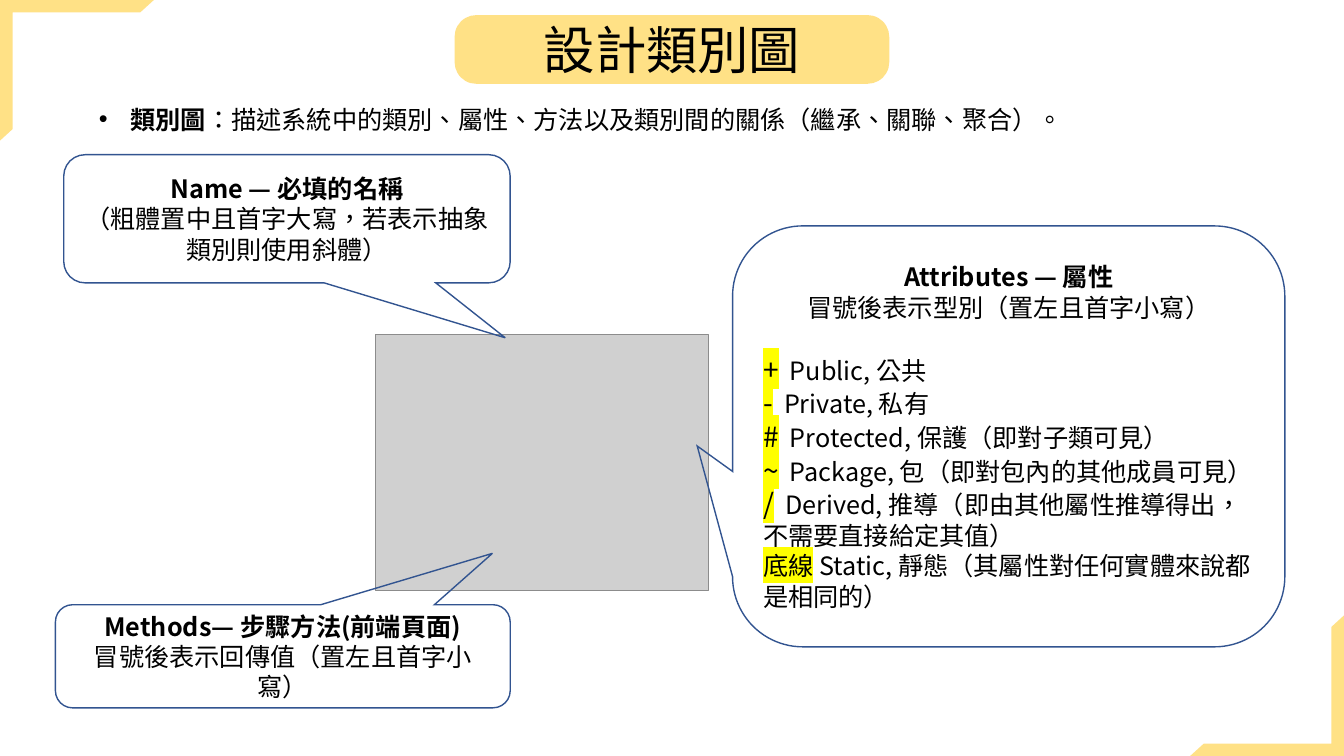
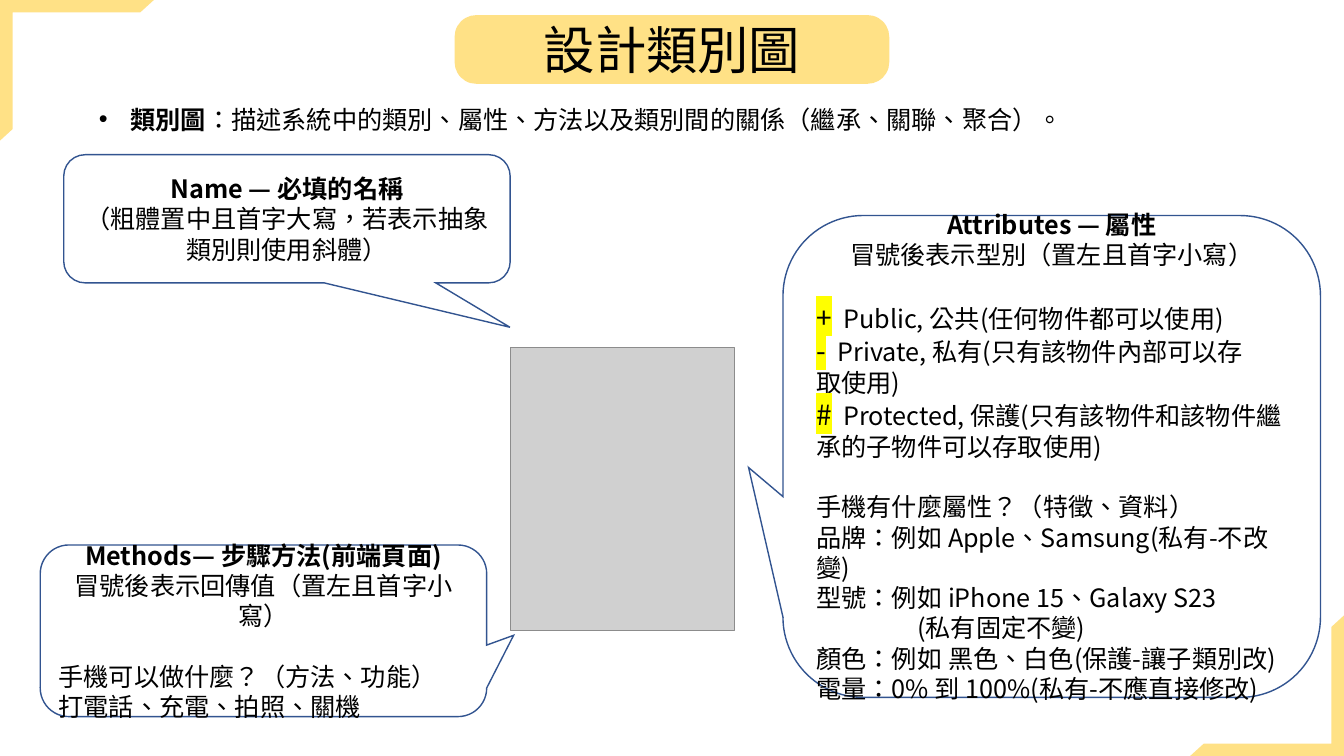
Before and after one commit to jiakai912/114201_poject, a slide deck: slide 3 of 11336032/uml報告.pptx (slide 2 before the commit). Drawn at 1344x756 pixels with LibreOffice and Linux fonts; fonts in the diff are those of the drawing; grey boxes stand for pictures. Boxes give left, top, right and bottom in pixels: in the first picture for what was removed or moved away, otherwise in the second. Text is boxed around its words. In the diff, an @@ line names an element or a change of style, - is before the commit and + after.

Commit message:
報告修改

```diff
--- a/11336032/uml報告.pptx
+++ b/11336032/uml報告.pptx
@@ rounded speech box "Attributes — 屬性": place and size @@
-rounded speech box "Attributes — 屬性" at [733, 226, 1286, 647]
+rounded speech box "Attributes — 屬性" at [783, 216, 1321, 698]
@@ text in rounded speech box at [816, 307, 1281, 703]: text changed @@
-+ Public, 公共
-- Private, 私有
-# Protected, 保護（即對子類可見）
-~ Package, 包（即對包內的其他成員可見）
-/ Derived, 推導（即由其他屬性推導得出，不需要直接給定其值）
-底線 Static, 靜態（其屬性對任何實體來說都是相同的）
++ Public, 公共(任何物件都可以使用)
+- Private, 私有(只有該物件內部可以存 取使用)
+# Protected, 保護(只有該物件和該物件繼承的子物件可以存取使用)
+手機有什麼屬性？（特徵、資料）
+品牌：例如 Apple、Samsung(私有-不改變)
+型號：例如 iPhone 15、Galaxy S23
+(私有固定不變)
+顏色：例如 黑色、白色(保護-讓子類別改)
+電量：0% 到 100%(私有-不應直接修改)
@@ picture removed at [375, 335, 708, 591] @@
@@ picture added at [510, 348, 734, 631] @@
@@ rounded speech box "Methods— 步驟方法(前端頁面)": place and size @@
-rounded speech box "Methods— 步驟方法(前端頁面)" at [55, 605, 510, 708]
+rounded speech box "Methods— 步驟方法(前端頁面)" at [40, 545, 487, 717]
@@ rounded speech box "Methods— 步驟方法(前端頁面)" at [40, 545, 487, 717]: proportions changed @@
@@ text in rounded speech box at [59, 664, 437, 718]: paragraphs added @@
+手機可以做什麼？（方法、功能）
+打電話、充電、拍照、關機
```
Also in this commit, not shown: 8 other slides changed, 1 slide added.
